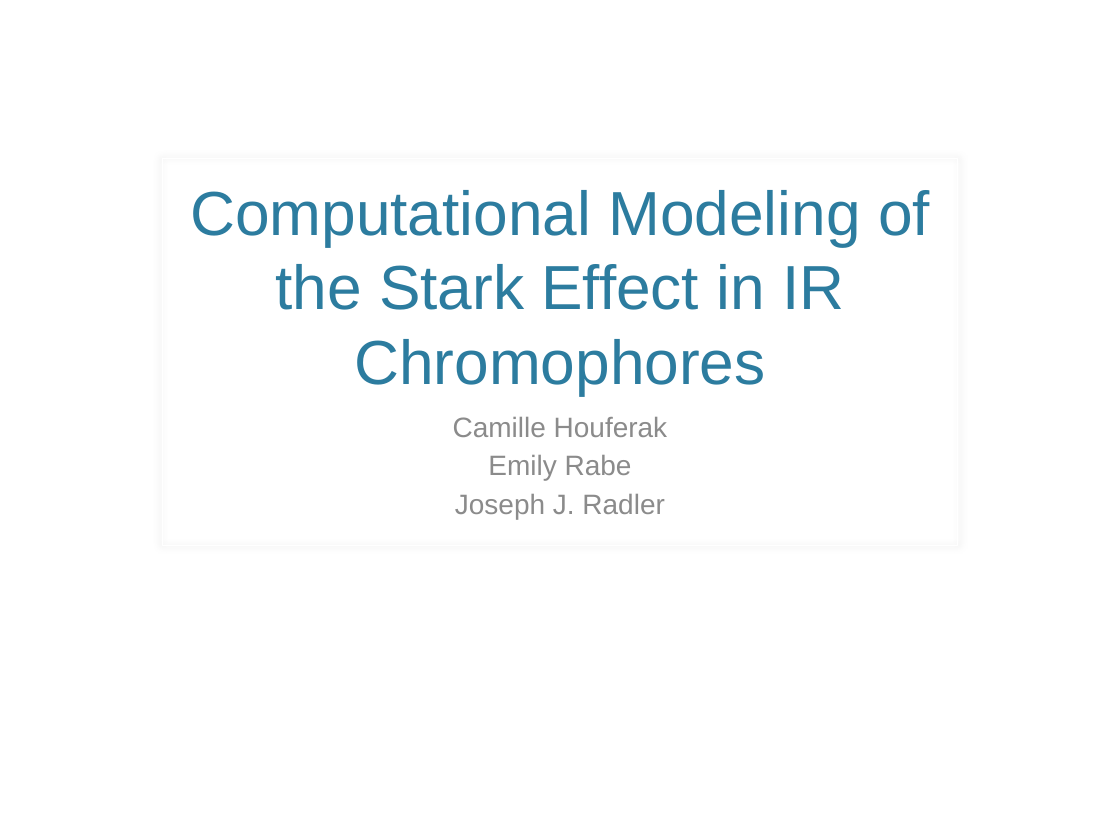
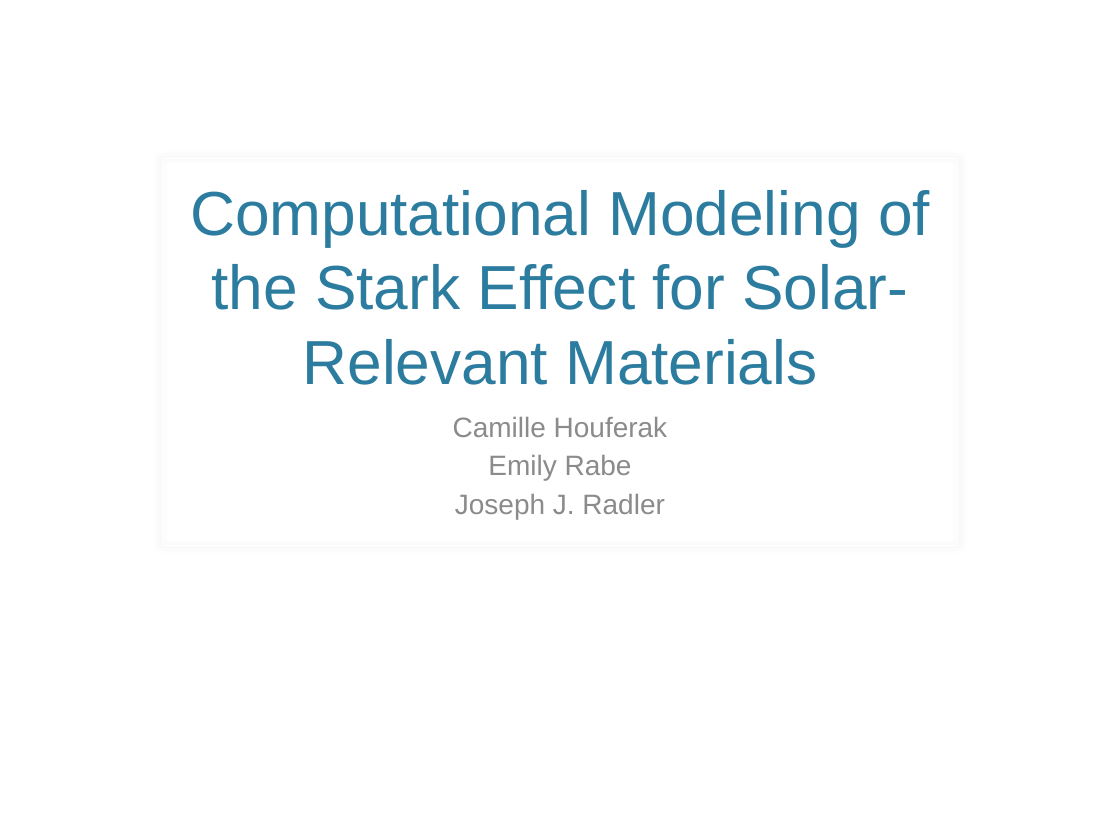
Before and after one commit to jjradler/565projectSp16, a slide deck: slide 1 of 565Presentation.pptx. Drawn at 1120x840 pixels with LibreOffice and Linux fonts; fonts in the diff are those of the drawing; background and template pictures are left out. Boxes give left, top, right and bottom in pixels: in the first picture for what was removed or moved away, otherwise in the second. Text is boxed around its words. In the diff, an @@ line names an element or a change of style, - is before the commit and + after.

```diff
--- a/565Presentation.pptx
+++ b/565Presentation.pptx
@@ title at box(190, 190, 930, 385): text changed @@
-Computational Modeling of the Stark Effect in IR Chromophores
+Computational Modeling of the Stark Effect for Solar-Relevant Materials
```
Also in this commit, not shown: 2 other slides changed, 3 slides added, 4 slides removed.
